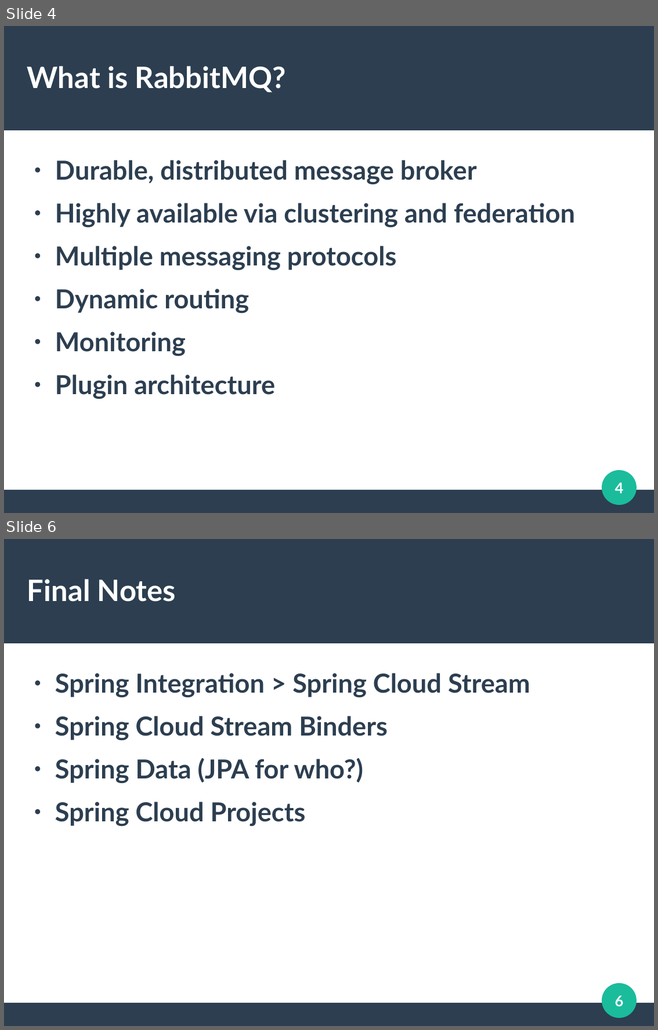
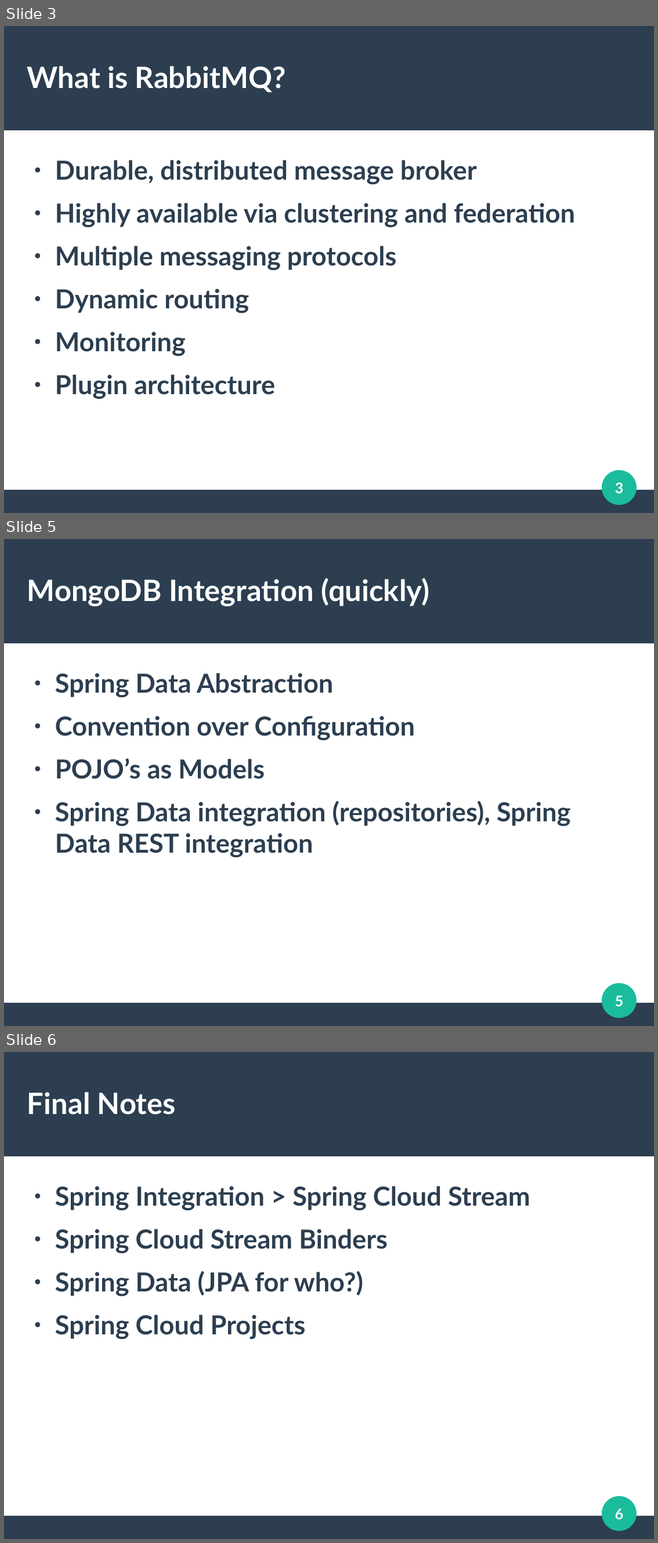
Before and after one commit to CrAzE124/bbd_demo, a slide deck: presentation/Untitled 2.odp. Shown one above the other, each under a label of ours: slides 4 and 6 before the commit, slides 3, 5 and 6 after it; the slides between them are not shown. The pictures are 658x1030 and 658x1543 pixels, drawn with LibreOffice and Linux fonts; fonts in the diff are those of the drawing. Boxes give left, top, right and bottom in pixels: in the first picture for what was removed or moved away, otherwise in the second. Text is boxed around its words. In the diff, an @@ line names an element or a change of style, - is before the commit and + after.

```diff
--- a/presentation/Untitled 2.odp
+++ b/presentation/Untitled 2.odp
@@ slide 5 added at (x1=4, y1=539, x2=654, y2=1026), background #FFFFFF; not listed: 3 template elements that a slide beside it also shows @@
@@ title added at (x1=27, y1=578, x2=430, y2=606), 36 pt, text #FFFFFF, bold @@
+MongoDB Integration (quickly)
@@ text added at (x1=55, y1=673, x2=571, y2=857), 32 pt, text #2C3E50, bold @@
+● Spring Data Abstraction
+● Convention over Configuration
+● POJO’s as Models
+● Spring Data integration (repositories), Spring Data REST integration
@@ page number added at (x1=615, y1=995, x2=623, y2=1006), 18 pt, text #FFFFFF, bold @@
+5
@@ what was slide 4 is now slide 3 @@
@@ page number at (x1=615, y1=482, x2=623, y2=494): text changed @@
-4
+3
```
Also in this commit, not shown: 3 slides changed, 1 slide removed, 9 other files.
